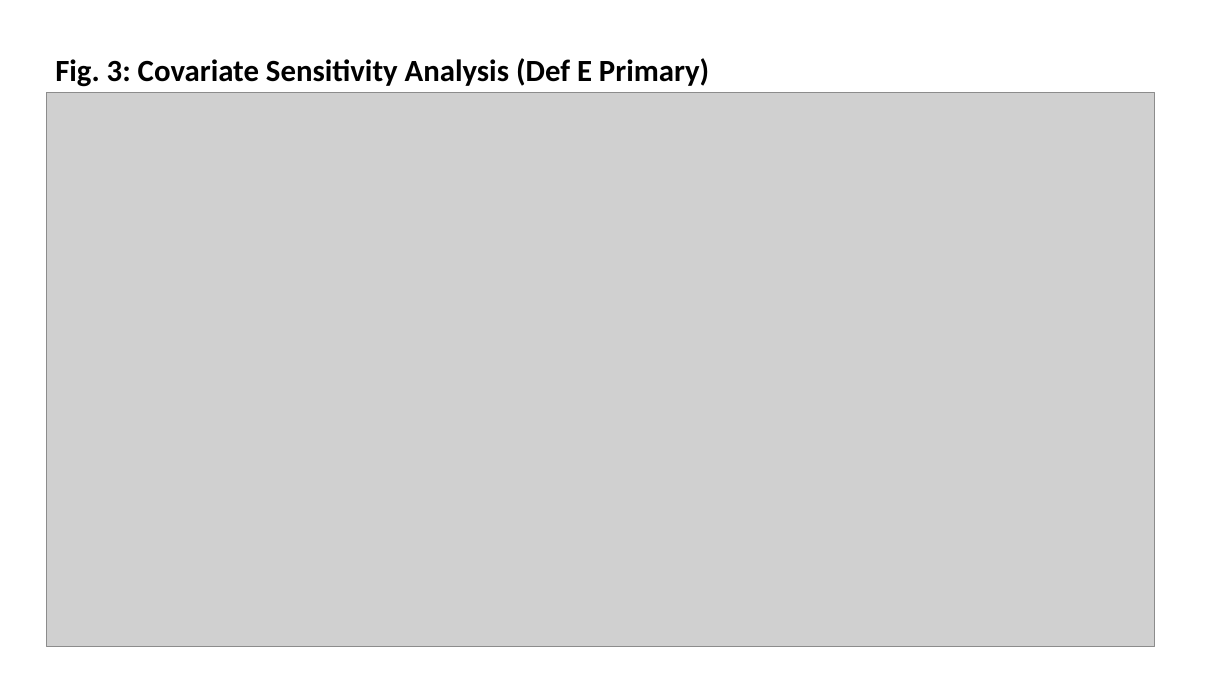
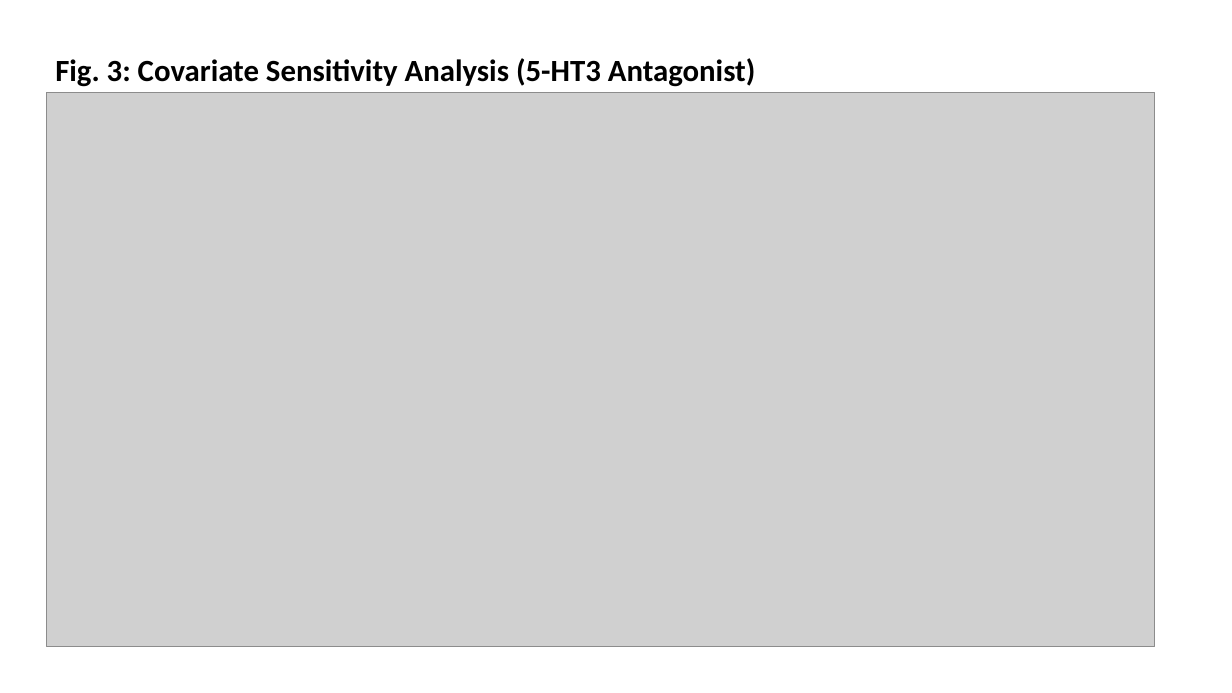
Before and after one commit to bougtoir/heat-accidents-mortality, a slide deck: slide 3 of yago_ionv/figures_ionv_e.pptx. Drawn at 1232x693 pixels with LibreOffice and Linux fonts; fonts in the diff are those of the drawing; grey boxes stand for pictures. Boxes give left, top, right and bottom in pixels: in the first picture for what was removed or moved away, otherwise in the second. Text is boxed around its words. In the diff, an @@ line names an element or a change of style, - is before the commit and + after.

```diff
--- a/yago_ionv/figures_ionv_e.pptx
+++ b/yago_ionv/figures_ionv_e.pptx
@@ text at <box>55,58,756,87</box>: text changed @@
-Fig. 3: Covariate Sensitivity Analysis (Def E Primary)
+Fig. 3: Covariate Sensitivity Analysis (5-HT3 Antagonist)
```
Also in this commit, not shown: 3 other slides changed, 9 other files.
